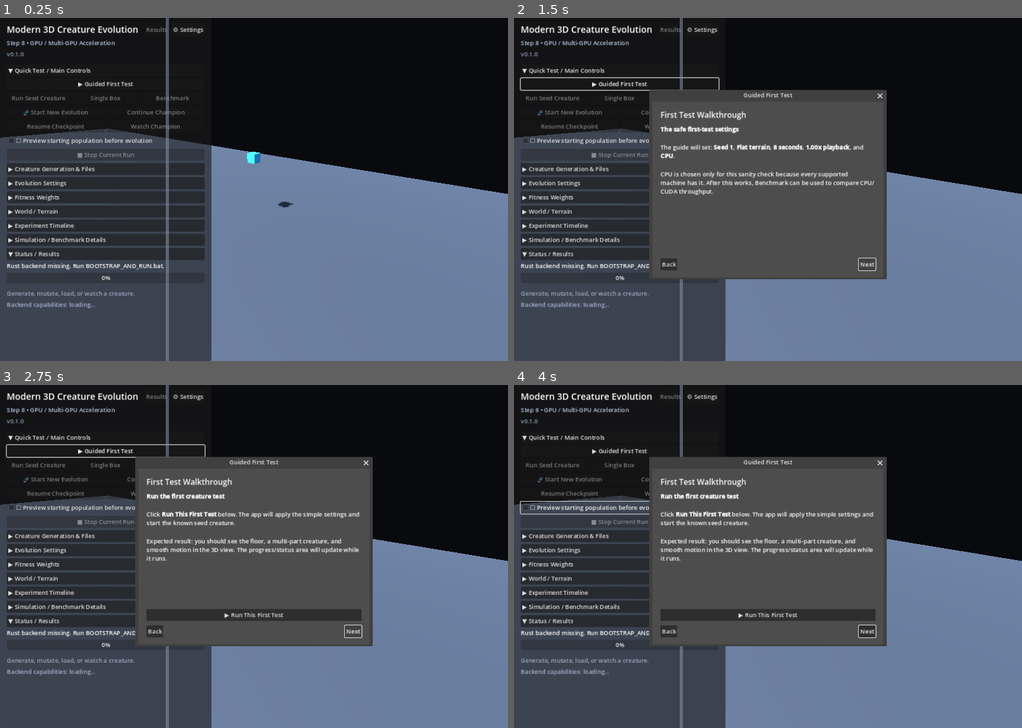
Above: before the commit, frames 1-4 (two rows, left to right).
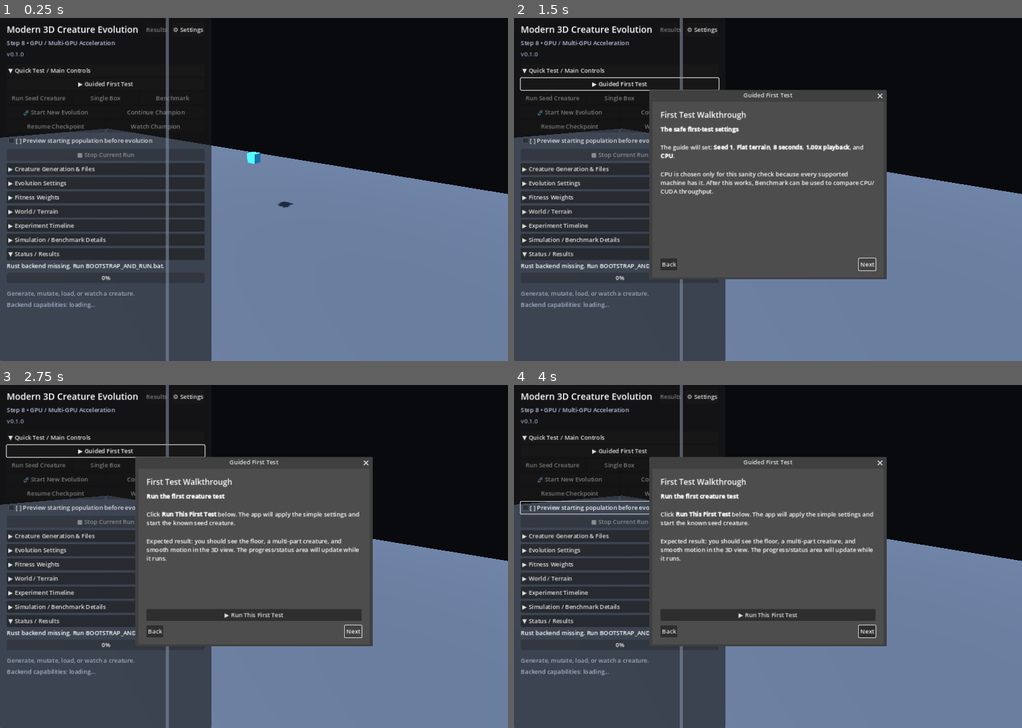
Above: after the commit, the same moments.

Repository: Quest79/Modern-3D-Creature-Evolution
Game: Godot game, scene res://main.tscn
Same seed, same stepped clock (60 frames per second), same inputs: the game is played once before the commit and once after it.
Inputs:
- Up to frame 1 (0.25 s): no input
- Up to frame 2 (1.5 s): click "▶ Guided First Test" at 0.5 s; click "Next" at 1.25 s
- Up to frame 3 (2.75 s): click "Next" at 2 s
- Up to frame 4 (4 s): click "☐ Preview starting population…" (after the commit: "[ ] Preview starting populati…") at 2.75 s; click "☑ Preview starting population…" (after the commit: "[X] Preview starting populati…") at 3.5 s

The runs differ from the first frame. In frame 1, 0.1% of the frame differs, in the area x 3-30%, y 34-37%; in frame 2, 0.1%; in frame 3, 0.1%; in frame 4, 0.1%.

Commit message:
Use unambiguous checkbox text in preview control

Diff:
--- a/apps/godot/main.gd
+++ b/apps/godot/main.gd
@@ -6425,9 +6425,9 @@
 
 func _population_preview_checkbox_text(enabled: bool) -> String:
     return (
-        "☑ Preview starting population before evolution"
+        "[X] Preview starting population before evolution"
         if enabled
-        else "☐ Preview starting population before evolution"
+        else "[ ] Preview starting population before evolution"
     )
 
 
